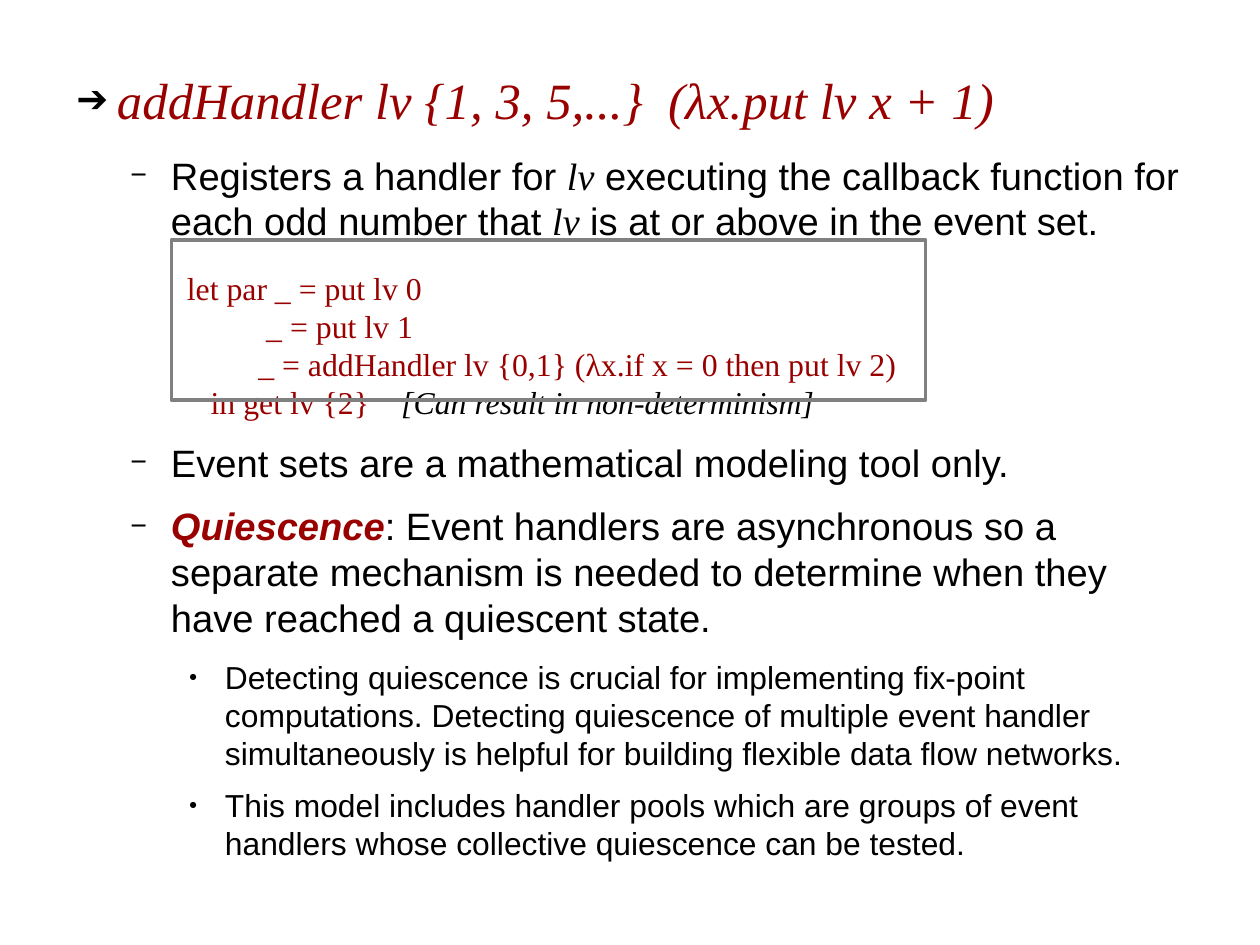
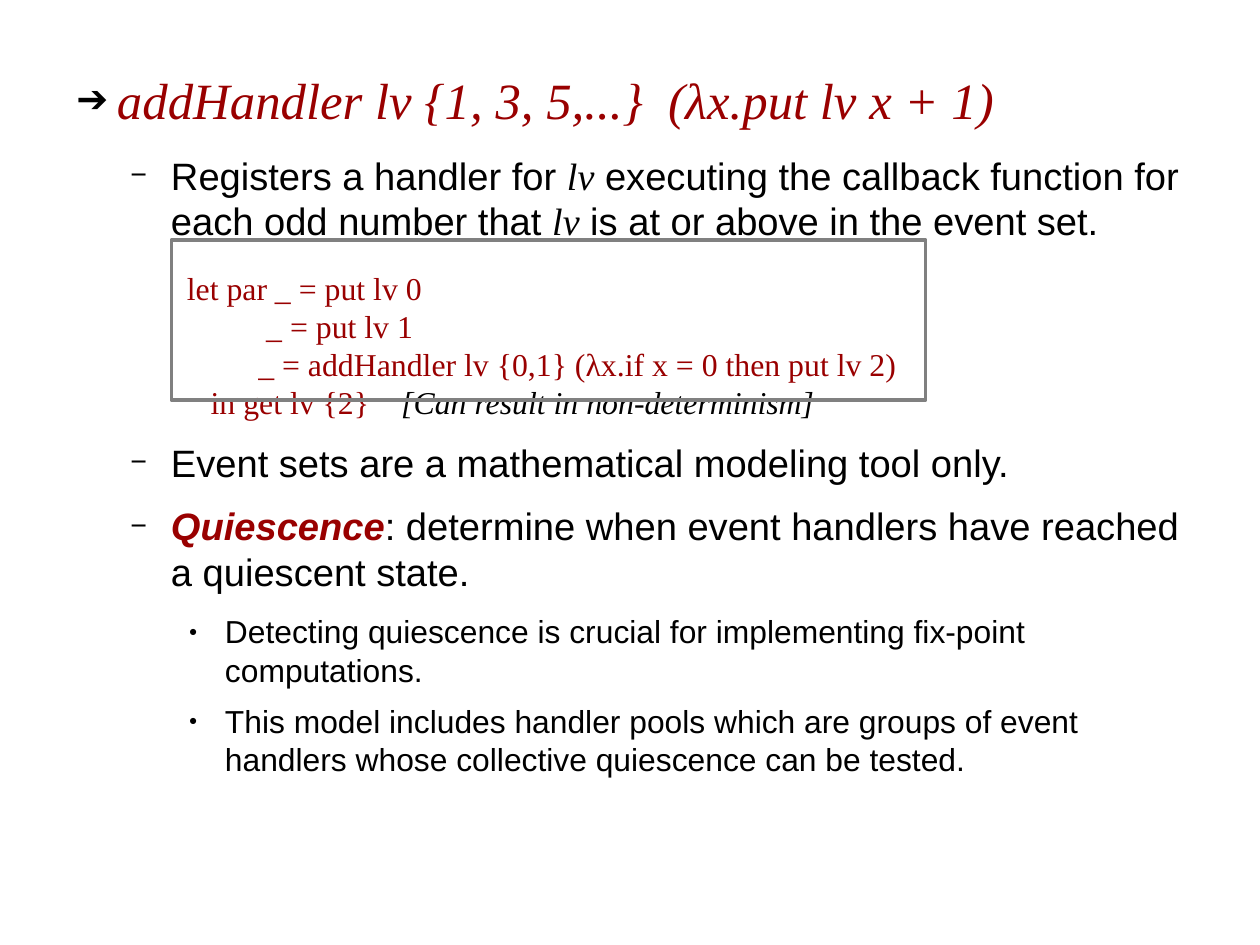
Before and after one commit to sentinel88/Personal, a slide deck: slide 13 of Talk.odp. Drawn at 1260x945 pixels with LibreOffice and Linux fonts; fonts in the diff are those of the drawing; background and template pictures are left out. Boxes give left, top, right and bottom in pixels: in the first picture for what was removed or moved away, otherwise in the second. Text is boxed around its words. In the diff, an @@ line names an element or a change of style, - is before the commit and + after.

```diff
--- a/Talk.odp
+++ b/Talk.odp
@@ text at bbox=[171, 512, 1179, 687]: text changed @@
-  − Quiescence: Event handlers are asynchronous so a separate mechanism is needed to determine when they have reached a quiescent state.
-    ● Detecting quiescence is crucial for implementing fix-point computations. Detecting quiescence of multiple event handler simultaneously is helpful for building flexible data flow networks.
+  − Quiescence: determine when event handlers have reached a quiescent state.
+    ● Detecting quiescence is crucial for implementing fix-point computations.
```
Also in this commit, not shown: 17 other slides changed, 1 other file.
